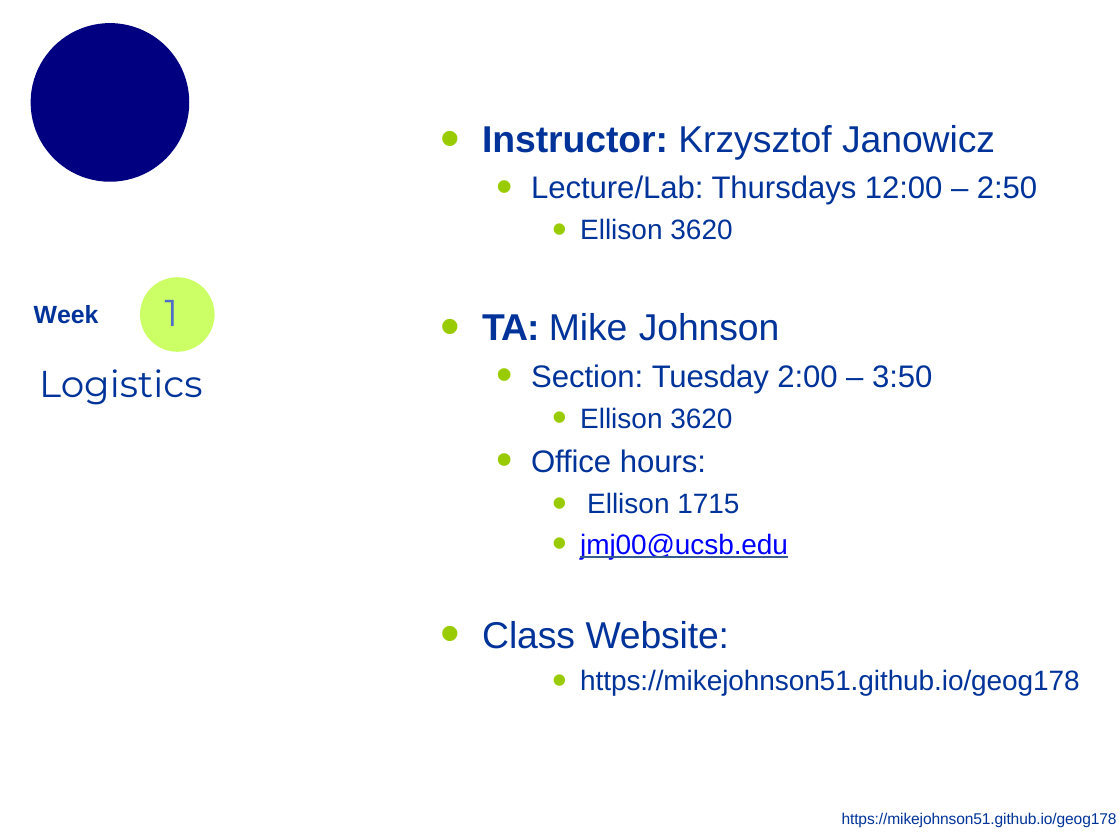
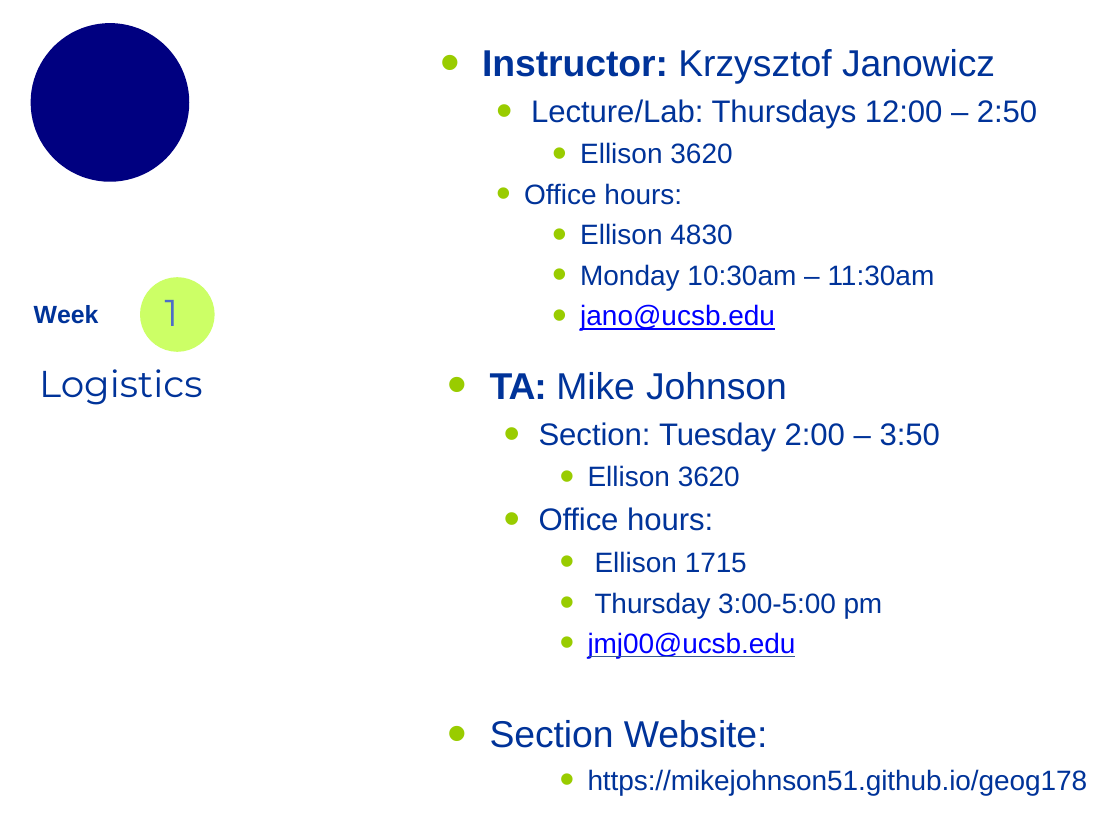
Before and after one commit to mikejohnson51/geog178_2019, a slide deck: slide 2 of section_slides/week1_section_slides.pptx. Drawn at 1120x840 pixels with LibreOffice and Linux fonts; fonts in the diff are those of the drawing; background and template pictures are left out. Boxes give left, top, right and bottom in pixels: in the first picture for what was removed or moved away, otherwise in the second. Text is boxed around its words. In the diff, an @@ line names an element or a change of style, - is before the commit and + after.

Commit message:
update office hours

```diff
--- a/section_slides/week1_section_slides.pptx
+++ b/section_slides/week1_section_slides.pptx
@@ text "Instructor: Krzysztof Janowicz": place and size @@
-text "Instructor: Krzysztof Janowicz" at <box>482,125,1037,240</box>
+text "Instructor: Krzysztof Janowicz" at <box>482,49,1037,330</box>
@@ text at <box>524,183,935,330</box>: paragraphs added @@
+  • Office hours:
+    • Ellison 4830
+    • Monday 10:30am – 11:30am
+    • jano@ucsb.edu
@@ text "TA: Mike Johnson": place and size @@
-text "TA: Mike Johnson" at <box>482,313,1080,695</box>
+text "TA: Mike Johnson" at <box>490,372,1088,795</box>
@@ text at <box>595,592,883,618</box>: paragraph added @@
+    • Thursday 3:00-5:00 pm
@@ text at <box>490,720,767,748</box>: text changed @@
-• Class Website:
+• Section Website:
@@ text removed at <box>842,812,1117,827</box> @@
-https://mikejohnson51.github.io/geog178
```
Also in this commit, not shown: 1 other slide changed, 1 other file.
